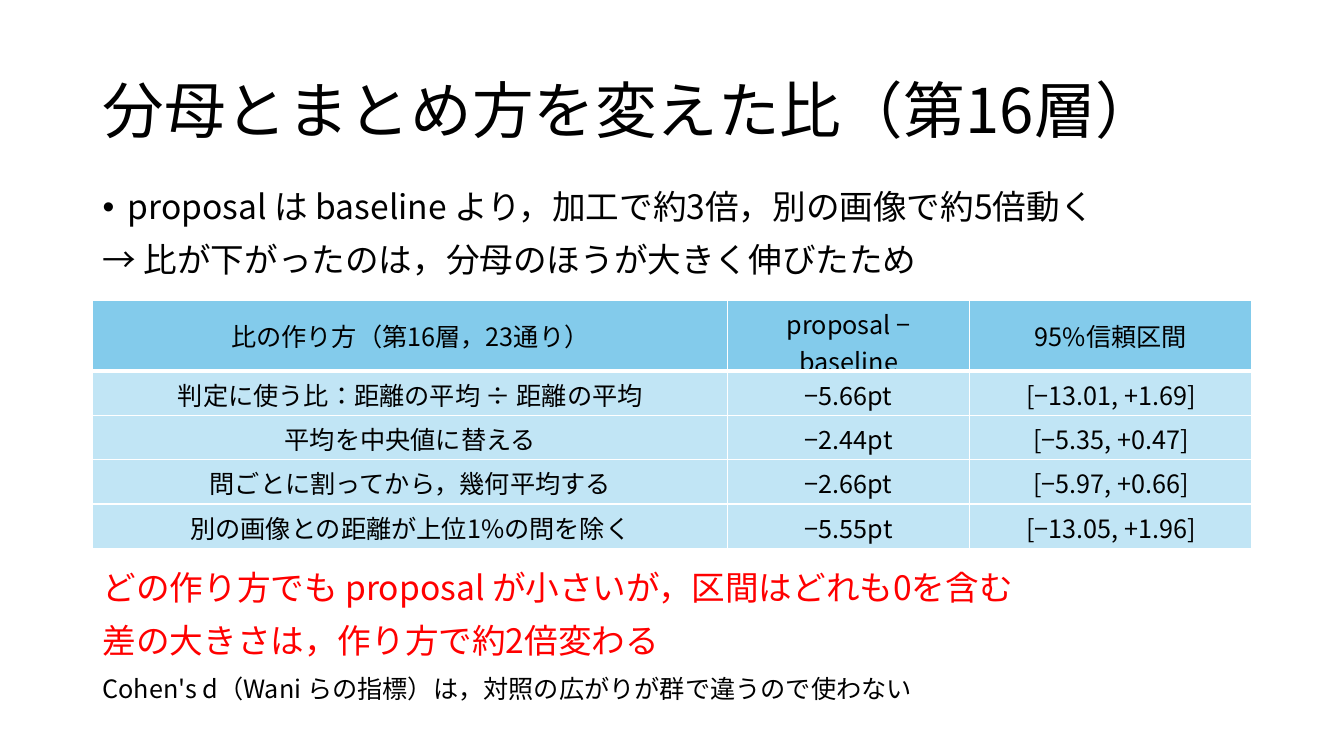
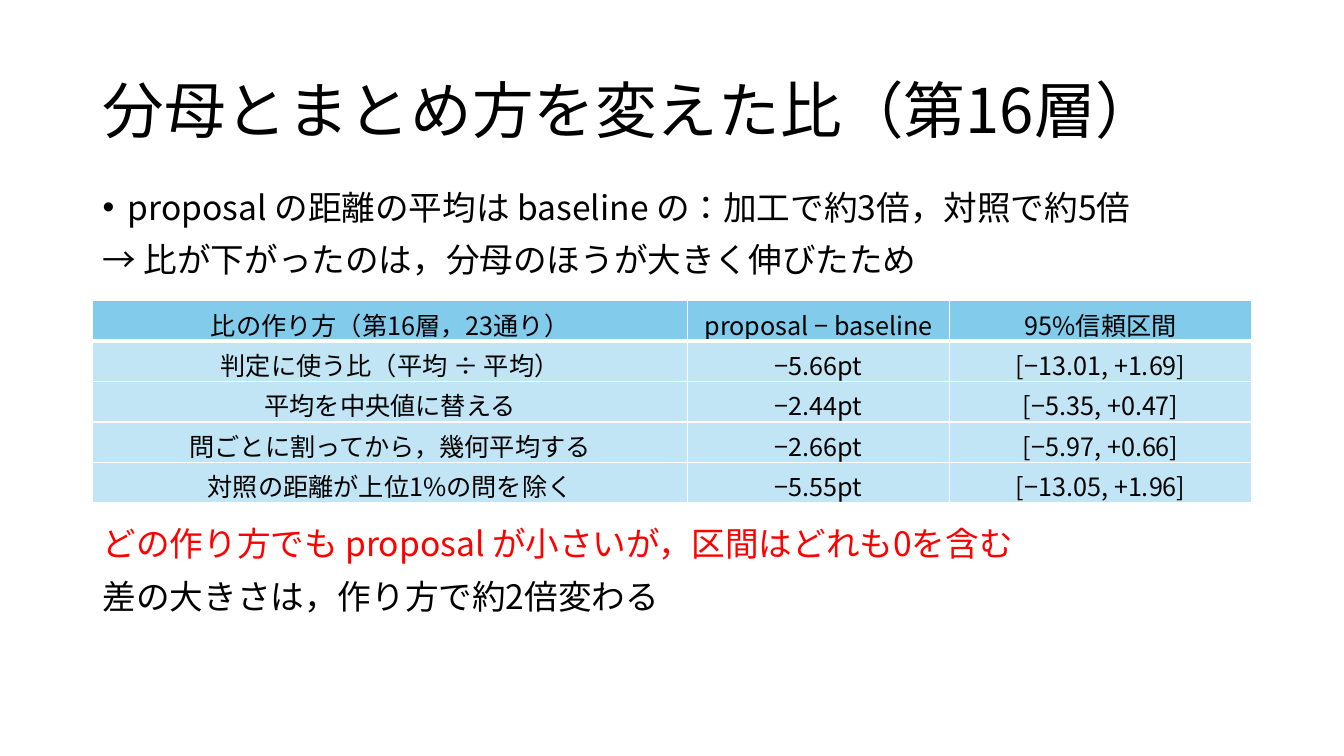
Before and after one commit to tomoking2004/cotar, a slide deck: slide 15 of presentations/20261030_進捗報告.pptx. Drawn at 1344x756 pixels with LibreOffice and Linux fonts; fonts in the diff are those of the drawing. Boxes give left, top, right and bottom in pixels: in the first picture for what was removed or moved away, otherwise in the second. Text is boxed around its words. In the diff, an @@ line names an element or a change of style, - is before the commit and + after.

```diff
--- a/presentations/20261030_進捗報告.pptx
+++ b/presentations/20261030_進捗報告.pptx
@@ text at bbox=[128, 191, 1130, 228]: text changed @@
-• proposal は baseline より，加工で約3倍，別の画像で約5倍動く
+• proposal の距離の平均は baseline の：加工で約3倍，対照で約5倍
@@ table at bbox=[93, 300, 1252, 506] @@
-row 2, column 1: 判定に使う比：距離の平均 ÷ 距離の平均
+row 2, column 1: 判定に使う比（平均 ÷ 平均）
-row 5, column 1: 別の画像との距離が上位1%の問を除く
+row 5, column 1: 対照の距離が上位1%の問を除く
@@ text "どの作り方でも proposal が小さいが，区間はどれも0を含む": place and size @@
-text "どの作り方でも proposal が小さいが，区間はどれも0を含む" at bbox=[103, 571, 1013, 701]
+text "どの作り方でも proposal が小さいが，区間はどれも0を含む" at bbox=[103, 527, 1013, 613]
@@ text at bbox=[103, 580, 659, 613]: text colour #FF0000 to #000000 in "差の大きさは，作り方で約2倍変わる" @@
@@ text at bbox=[103, 676, 912, 701]: paragraph removed @@
-Cohen's d（Wani らの指標）は，対照の広がりが群で違うので使わない
```
Also in this commit, not shown: 16 other slides changed, 3 slides added, 1 slide removed, 1 other file.
